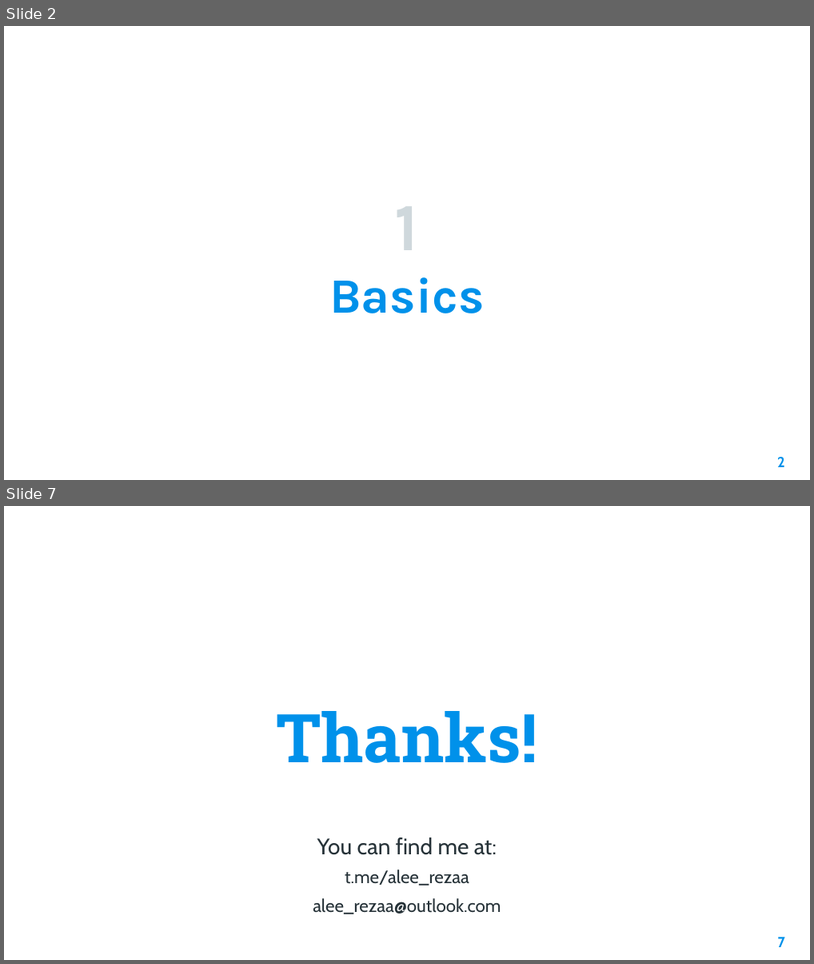
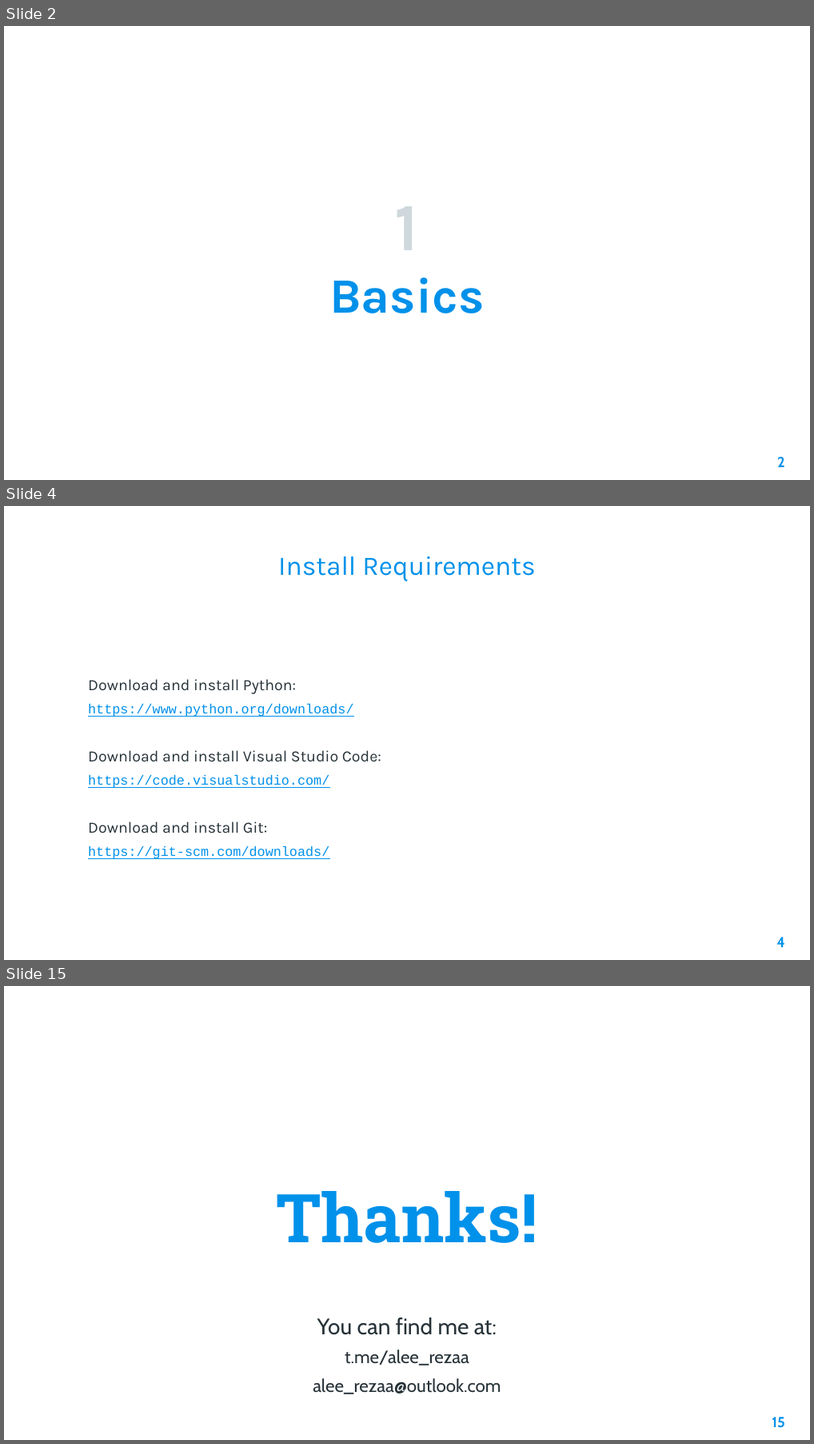
Before and after one commit to AleeRezaa/learn-python, a slide deck: Python.pptx. Shown one above the other, each under a label of ours: slides 2 and 7 before the commit, slides 2, 4 and 15 after it; the slides between them are not shown. The pictures are 814x964 and 814x1444 pixels, drawn with LibreOffice and Linux fonts; fonts in the diff are those of the drawing; background and template pictures are left out. Boxes give left, top, right and bottom in pixels: in the first picture for what was removed or moved away, otherwise in the second. Text is boxed around its words. In the diff, an @@ line names an element or a change of style, - is before the commit and + after.

Commit message:
add python basics

```diff
--- a/Python.pptx
+++ b/Python.pptx
@@ slide 4 added at [4, 506, 810, 960], background picture (left out) @@
@@ title added at [278, 556, 535, 581], 24 pt, text #0091EA @@
+Install Requirements
@@ text added at [88, 679, 382, 859], 12 pt, text #0091EA, underline @@
+Download and install Python:
+https://www.python.org/downloads/
+Download and install Visual Studio Code:
+https://code.visualstudio.com/
+Download and install Git:
+https://git-scm.com/downloads/
@@ page number added at [777, 936, 786, 947], 13 pt, text #0091EA, bold @@
+4
@@ what was slide 7 is now slide 15 @@
@@ page number at [772, 1416, 785, 1428]: text changed @@
-7
+15
```
Also in this commit, not shown: 4 slides changed, 7 other slides added.
